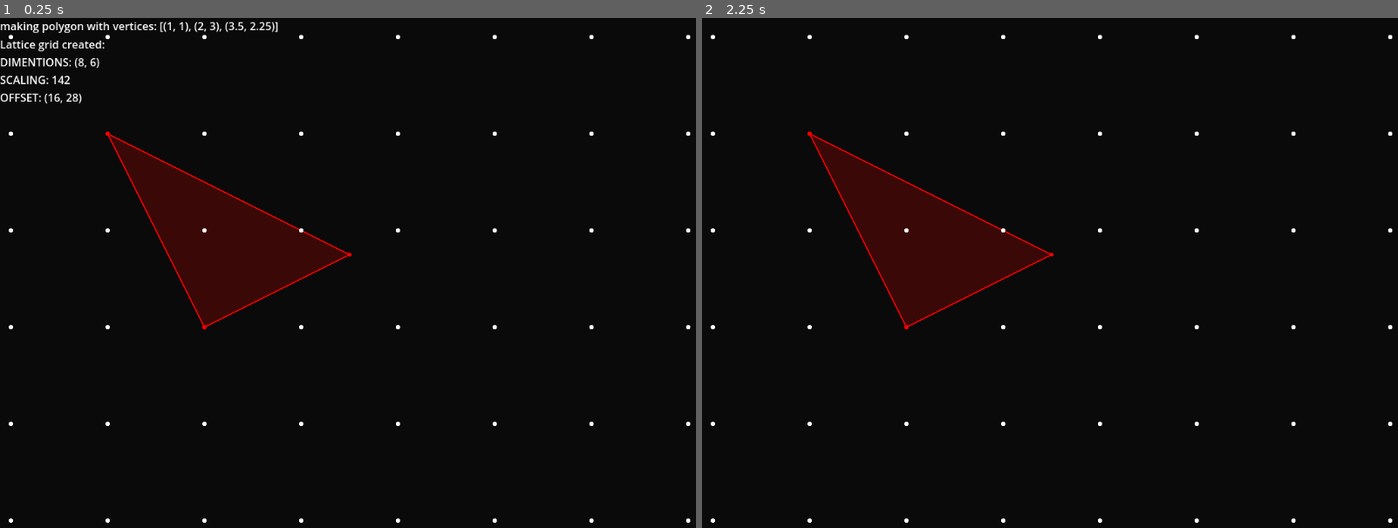
Above: before the commit, frames 1-2 (left to right).
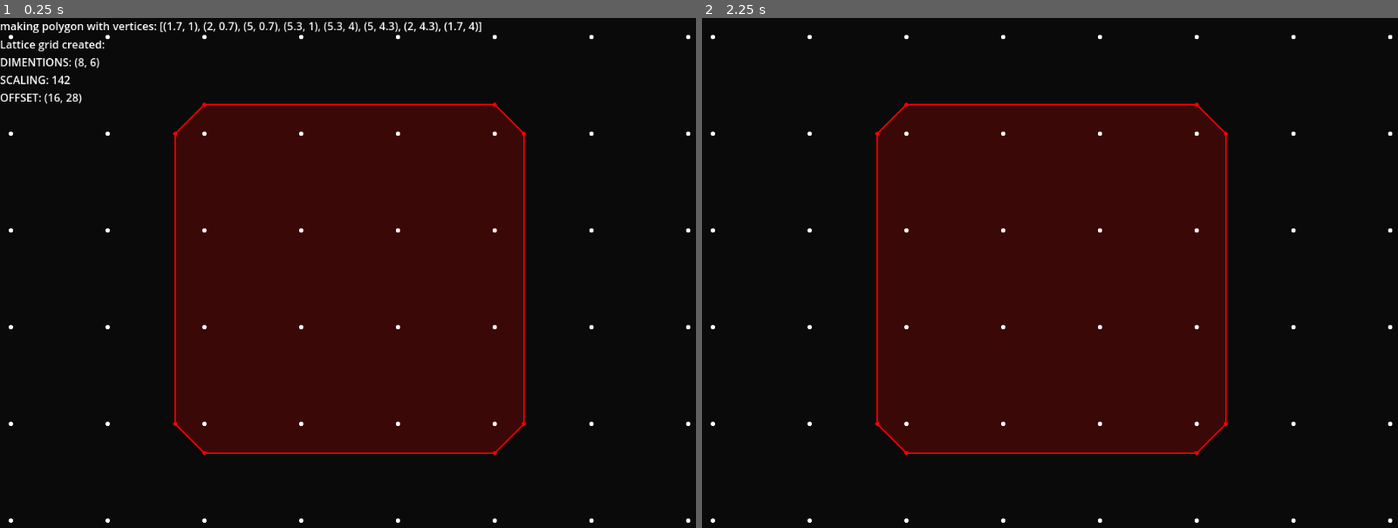
Above: after the commit, the same moments.

Repository: bigkwii/cutting-plane-game-2
Game: Godot game, scene res://scenes/testing/test.tscn
The game is run twice, just before and just after one commit, with the same random seed, the same clock (stepped at 60 frames per second) and the same inputs. The project has no main scene, so this scene is started directly.
Inputs:
- Up to frame 1 (0.25 s): no input
- Up to frame 2 (2.25 s): tap Enter at 0.5, 2 s; tap Space at 1.25 s

The runs differ from the first frame. In frame 1, 32% of the frame differs, in the area x 15-76%, y 0-86%; in frame 2, 31%.

Commit message:
some testing

Diff:
--- a/scenes/testing/poly_point.gd
+++ b/scenes/testing/poly_point.gd
@@ -20,3 +20,13 @@
 # draw the vertex as a little red circle
 func _draw():
 	draw_circle(Vector2.ZERO, radius, color)
+
+## deletes itself
+func delete_poly_point():
+	queue_free()
+
+## checks if the poly point is integral (i.e. lattice position is an integer)
+## [br][br]
+## TODO: WATCH OUT FOR FLOATING POINT ERRORS! MAKE SURE THE CUTTING PROCESS HAS SOME TOLERANCE AND CAN CORRECT SUCH IMPRECISIONS
+func is_integral() -> bool:
+	return lattice_position.x == int(lattice_position.x) and lattice_position.y == int(lattice_position.y)
--- a/scenes/testing/polygon.gd
+++ b/scenes/testing/polygon.gd
@@ -61,3 +61,14 @@
 	DEBUG.log("making polygon with vertices: " + str(vertices))
 	for vert in vertices:
 		_add_new_vertex(vert)
+
+## deletes itself and all children
+func delete_polygon():
+	queue_free()
+
+## checks if the polygon is integral. (if all vertices are integers)
+func is_integral() -> bool:
+	for vert in VERTS.get_children():
+		if not vert.is_integral():
+			return false
+	return true
--- a/scenes/testing/test.tscn
+++ b/scenes/testing/test.tscn
@@ -10,4 +10,4 @@
 [node name="lattice_grid" parent="." instance=ExtResource("2_jog8d")]
 
 [node name="polygon" parent="." instance=ExtResource("3_dbcd7")]
-vertices = Array[Vector2]([Vector2(1, 1), Vector2(2, 3), Vector2(3.5, 2.25)])
+vertices = Array[Vector2]([Vector2(1.7, 1), Vector2(2, 0.7), Vector2(5, 0.7), Vector2(5.3, 1), Vector2(5.3, 4), Vector2(5, 4.3), Vector2(2, 4.3), Vector2(1.7, 4)])
Not shown, changed: NOTES.md
